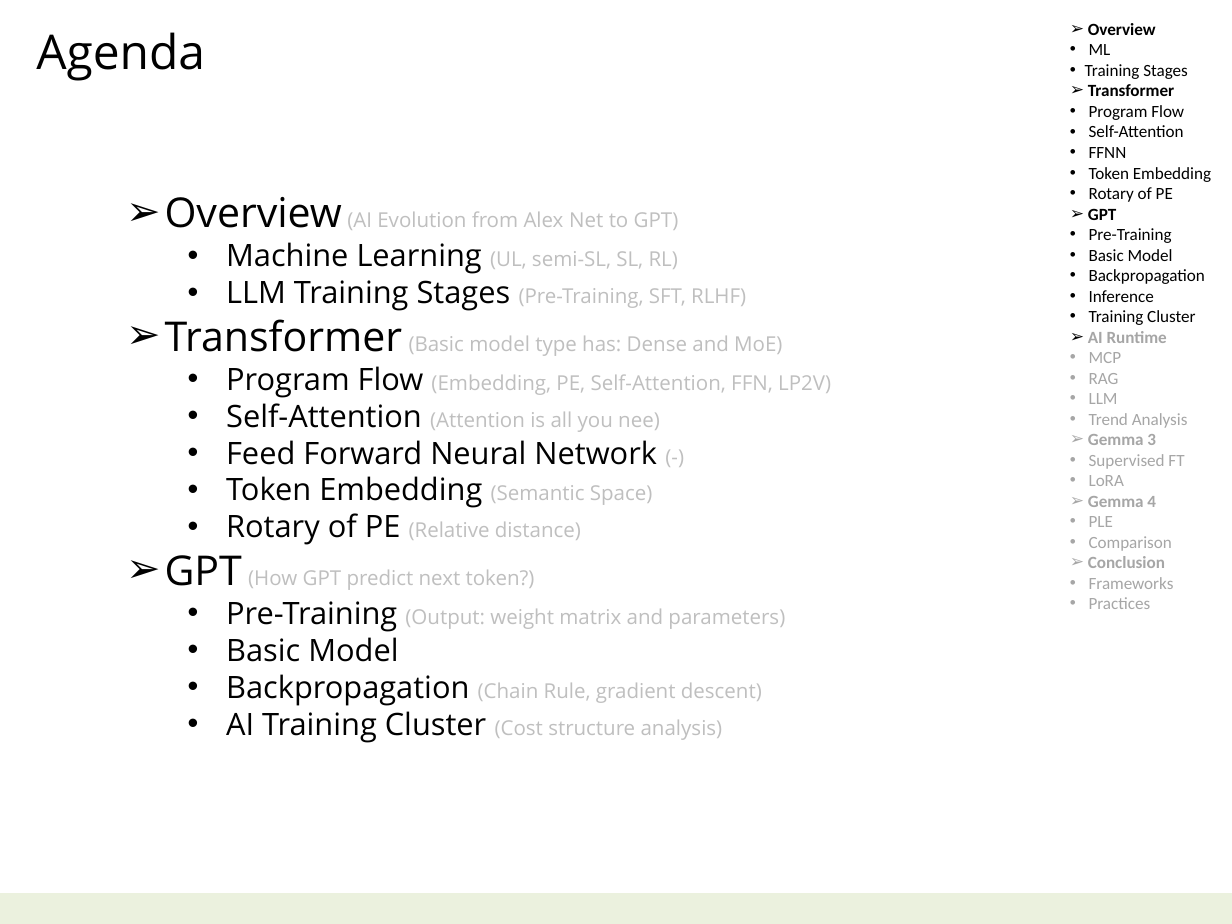
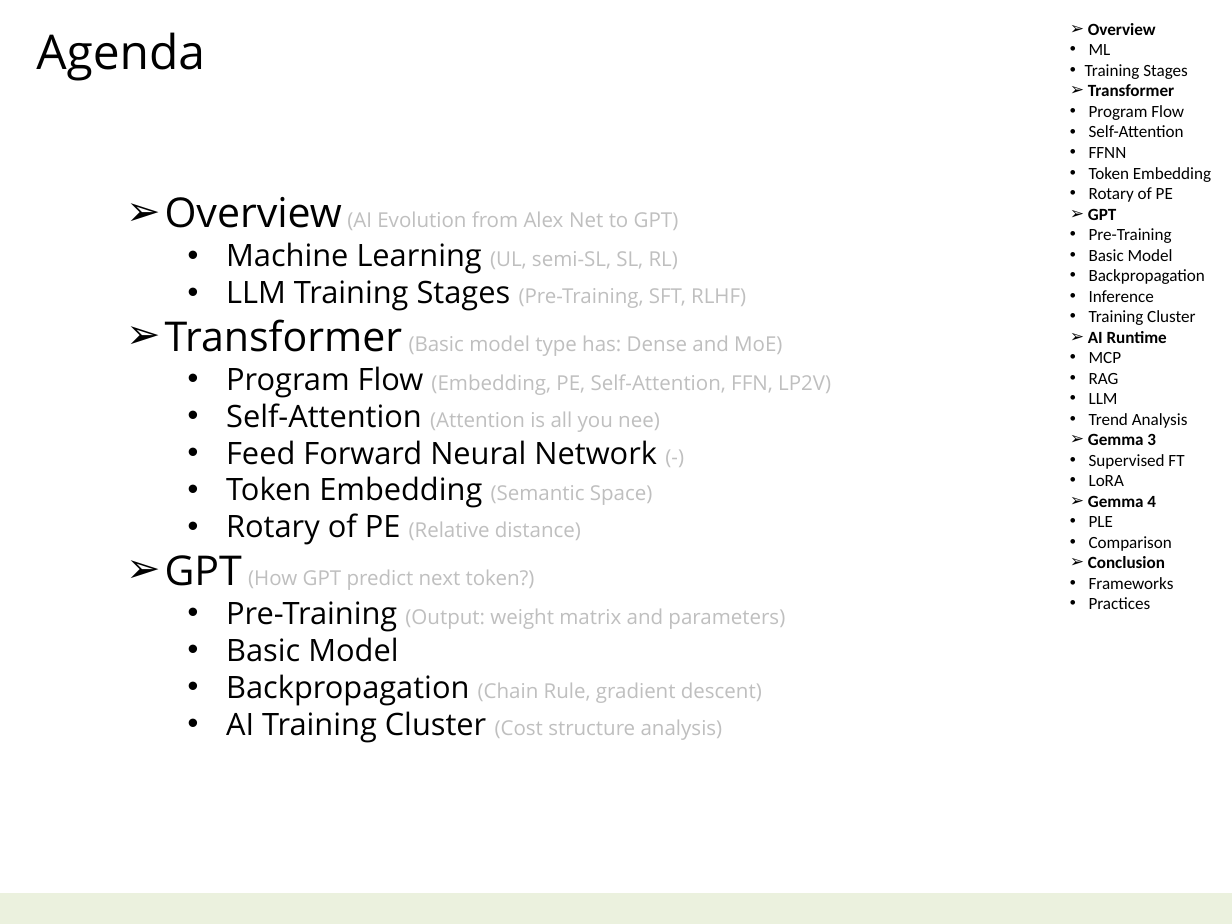
Before and after one commit to navibator/crazy-ai, a slide deck: slide 2 of ai.pptx. Drawn at 1232x924 pixels with LibreOffice and Linux fonts; fonts in the diff are those of the drawing. Boxes give left, top, right and bottom in pixels: in the first picture for what was removed or moved away, otherwise in the second. Text is boxed around its words. In the diff, an @@ line names an element or a change of style, - is before the commit and + after.

```diff
--- a/ai.pptx
+++ b/ai.pptx
@@ text at bbox=[1088, 331, 1188, 609]: text colour #A6A6A6 to #000000 in "AI Runtime", "MCP", "RAG", "LLM" and 10 more places @@
```
Also in this commit, not shown: 1 other slide changed, 1 other file.
